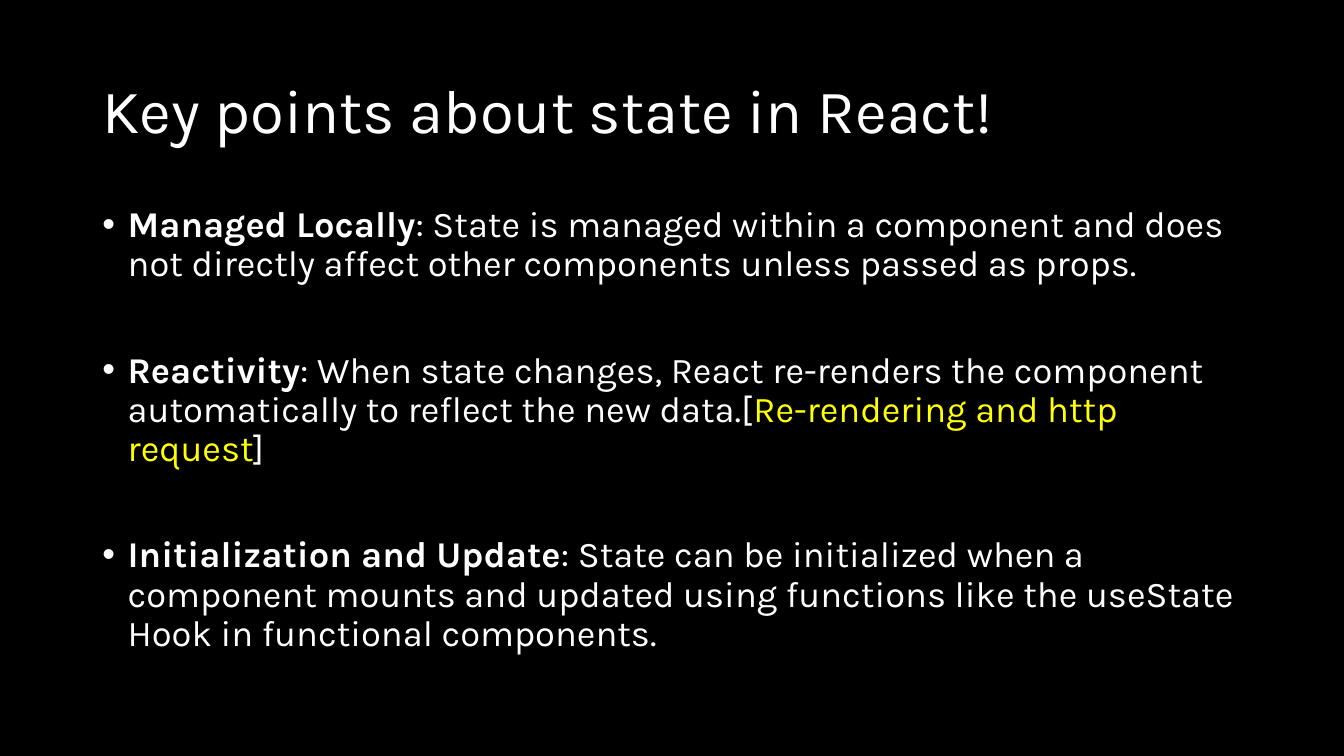
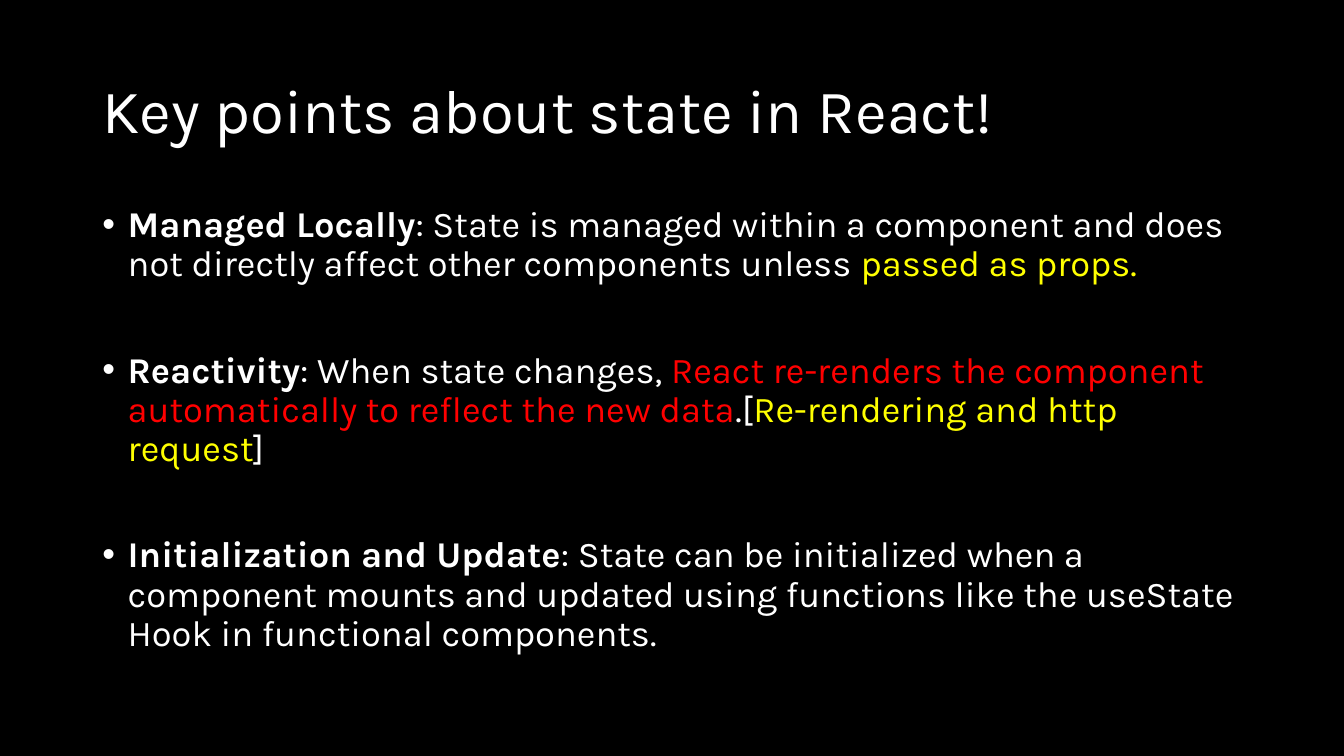
Before and after one commit to natiquekeyin/winter2026, a slide deck: slide 18 of JavaScript/Week10/Week10.pptx. Drawn at 1344x756 pixels with LibreOffice and Linux fonts; fonts in the diff are those of the drawing. Boxes give left, top, right and bottom in pixels: in the first picture for what was removed or moved away, otherwise in the second. Text is boxed around its words. In the diff, an @@ line names an element or a change of style, - is before the commit and + after.

```diff
--- a/JavaScript/Week10/Week10.pptx
+++ b/JavaScript/Week10/Week10.pptx
@@ text at bbox=[128, 212, 1223, 470]: text colour #FFFFFF to #FFFF00 in "passed as props."; text colour #FFFFFF to #FF0000 in "React re-renders the component automatically to reflect ..." @@
```
Also in this commit, not shown: 1 other slide changed, 7 other files.
